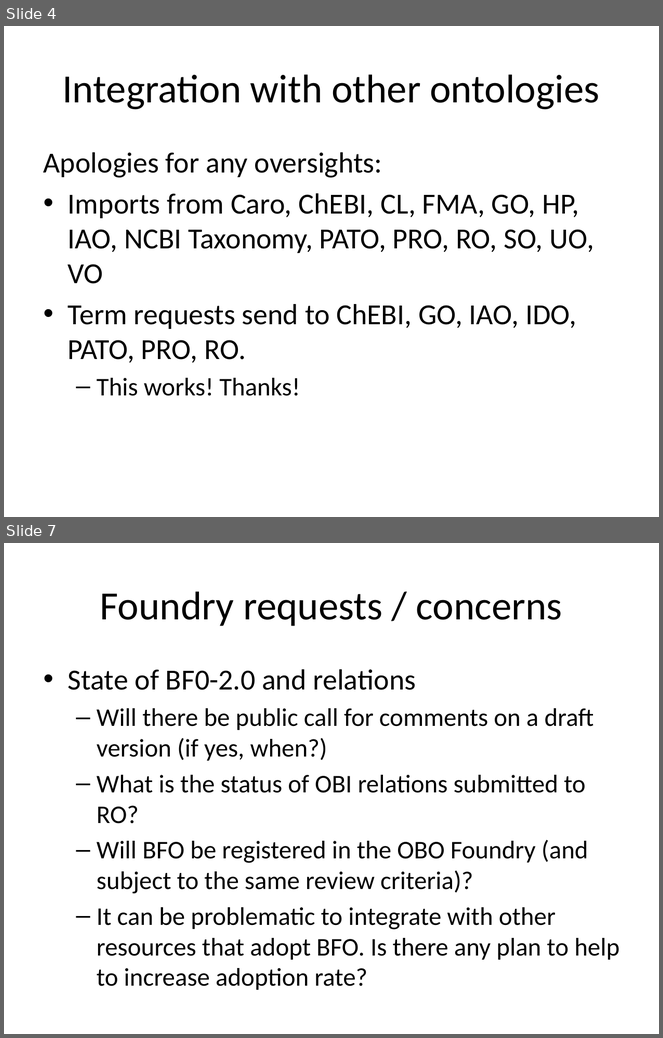
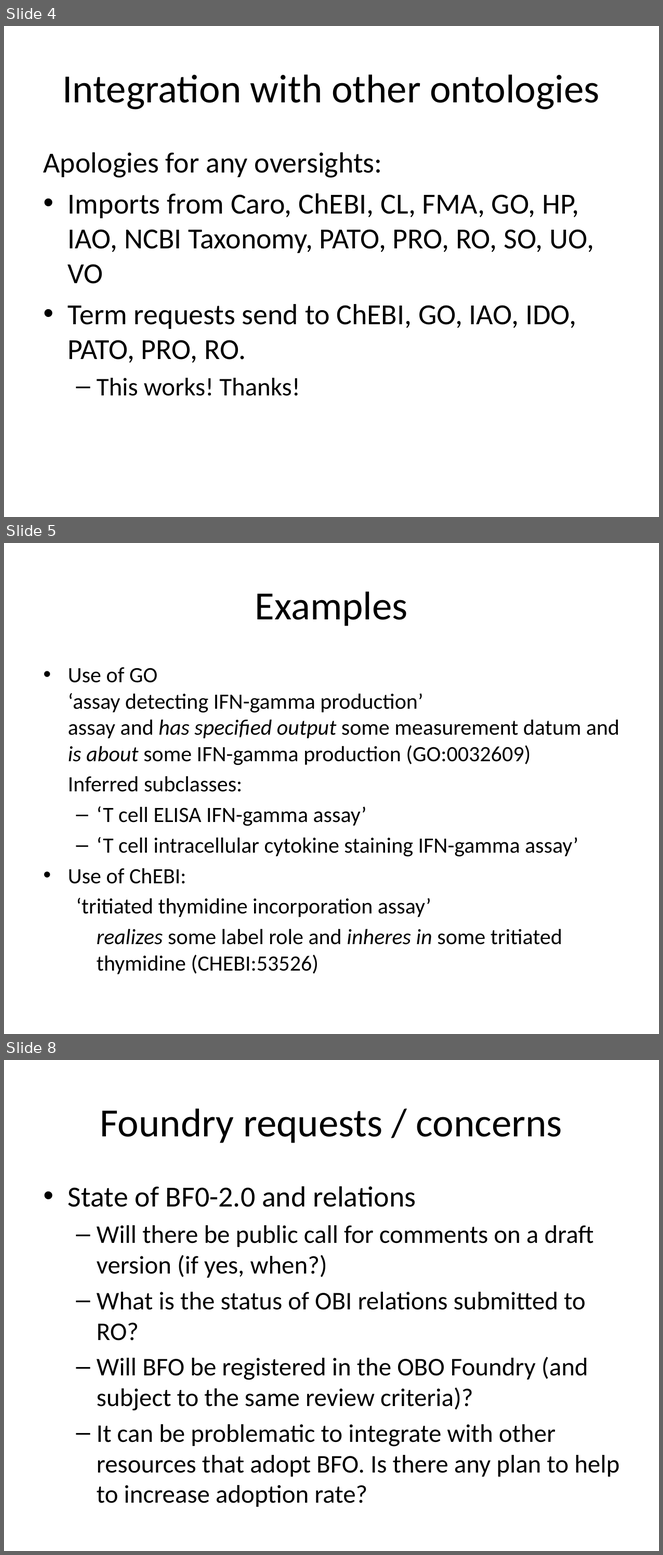
Before and after one commit to jamesaoverton/obi-backup, a slide deck: docs/presentations/2010-02 OBO foundry presentation.pptx. Shown one above the other, each under a label of ours: slides 4 and 7 before the commit, slides 4, 5 and 8 after it; the slides between them are not shown. The pictures are 663x1038 and 663x1555 pixels, drawn with LibreOffice and Linux fonts; fonts in the diff are those of the drawing. Boxes give left, top, right and bottom in pixels: in the first picture for what was removed or moved away, otherwise in the second. Text is boxed around its words. In the diff, an @@ line names an element or a change of style, - is before the commit and + after.

```diff
--- a/docs/presentations/2010-02 OBO foundry presentation.pptx
+++ b/docs/presentations/2010-02 OBO foundry presentation.pptx
@@ slide 5 added at <box>4,543,659,1034</box>, background #FFFFFF @@
@@ title added at <box>255,591,408,626</box>, 44 pt, text #000000 @@
+Examples
@@ text added at <box>68,667,620,975</box>, 24 pt, text #000000 @@
+• Use of GO
+  ‘assay detecting IFN-gamma production’
+  assay and has specified output some measurement datum and is about some IFN-gamma production (GO:0032609)
+Inferred subclasses:
+  – ‘T cell ELISA IFN-gamma assay’
+  – ‘T cell intracellular cytokine staining IFN-gamma assay’
+• Use of ChEBI:
+  ‘tritiated thymidine incorporation assay’
+  realizes some label role and inheres in some tritiated thymidine (CHEBI:53526)
@@ what was slide 7 is now slide 8 @@
```
Also in this commit, not shown: 6 slides changed.
